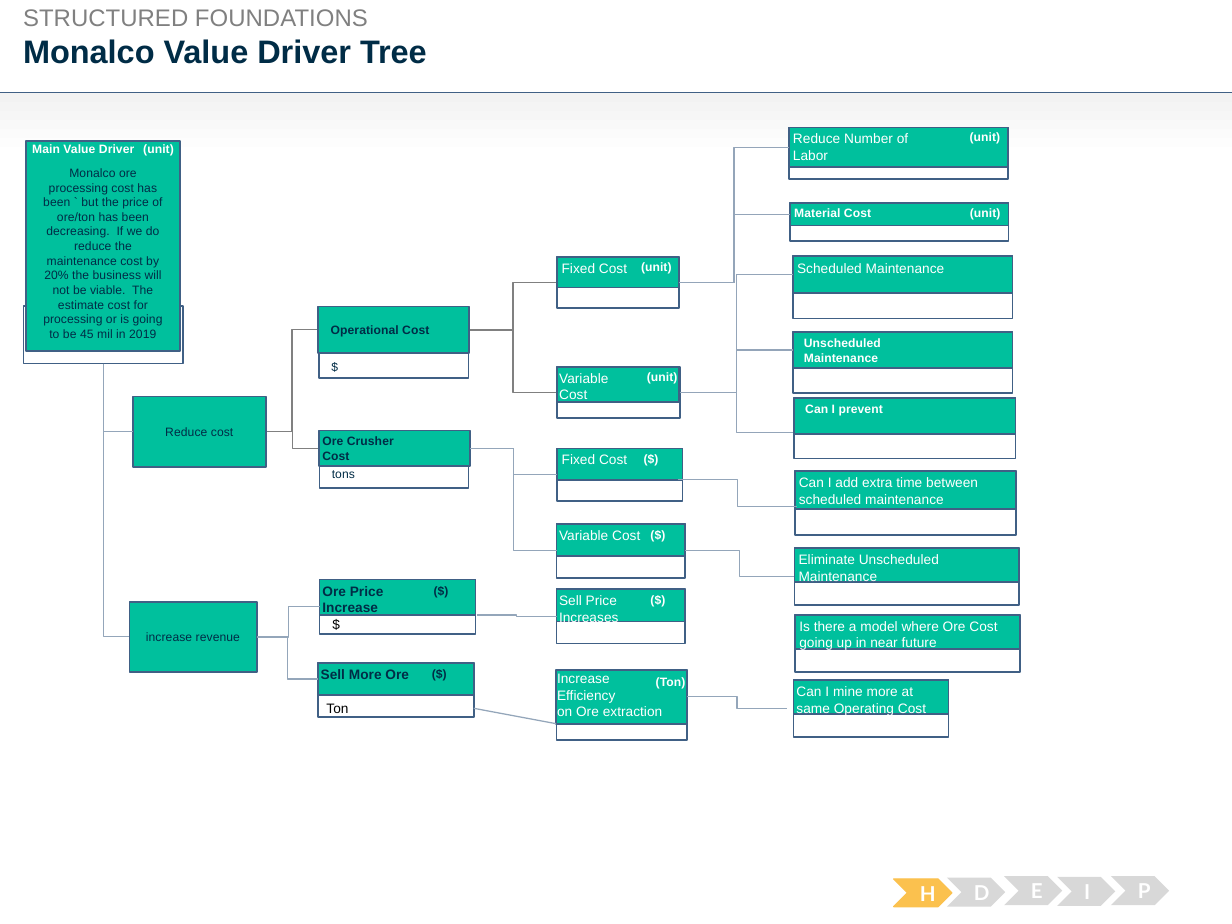
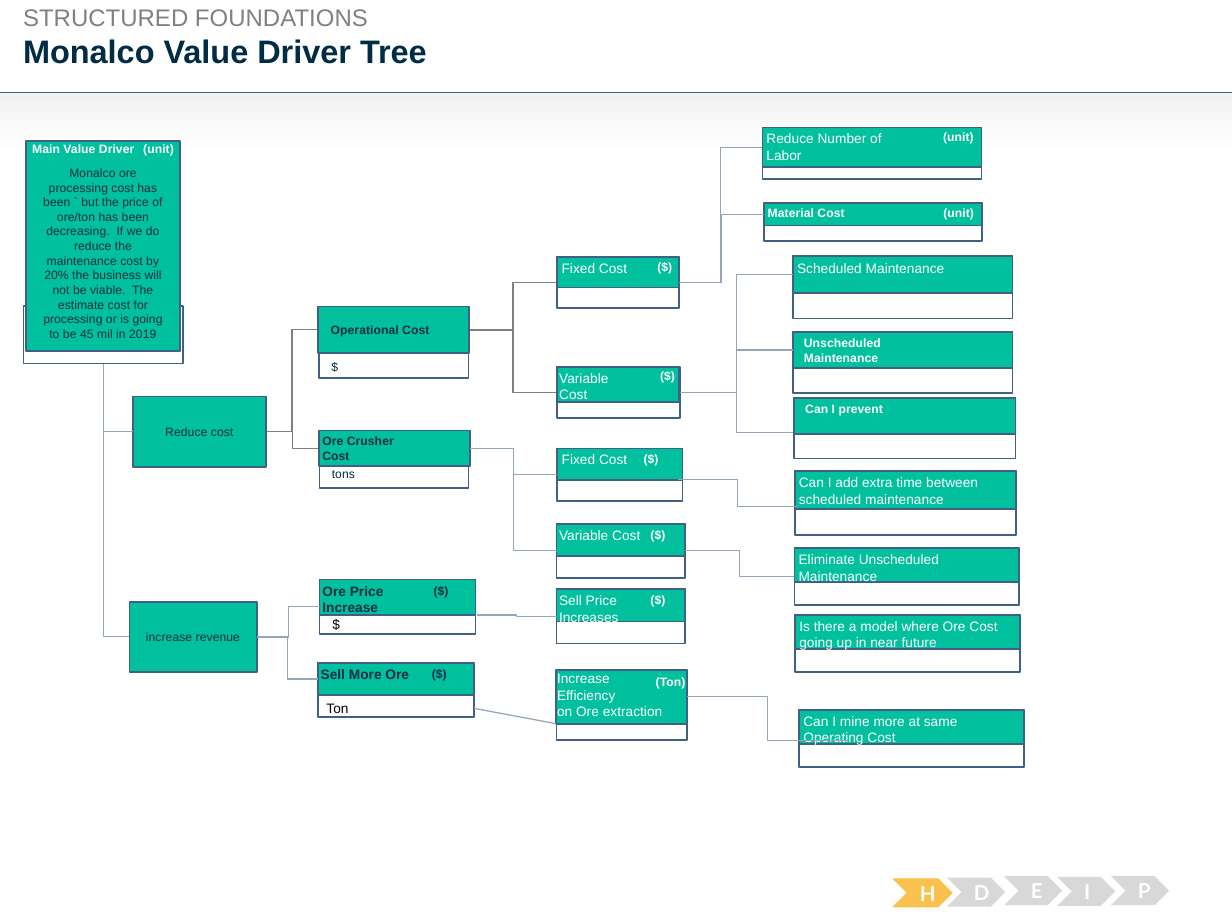
Before and after one commit to kwanjeff/DataTrack, a slide deck: slide 1 of Unit21/21.4.3 Monalco Value Drive Tree Jeff Kwan - Redo.pptx. Drawn at 1232x924 pixels with LibreOffice and Linux fonts; fonts in the diff are those of the drawing. Boxes give left, top, right and bottom in pixels: in the first picture for what was removed or moved away, otherwise in the second. Text is boxed around its words. In the diff, an @@ line names an element or a change of style, - is before the commit and + after.

```diff
--- a/Unit21/21.4.3 Monalco Value Drive Tree Jeff Kwan - Redo.pptx
+++ b/Unit21/21.4.3 Monalco Value Drive Tree Jeff Kwan - Redo.pptx
@@ elbow line moved from (679, 282) - (788, 148) to (679, 282) - (763, 148) @@
@@ 4 texts, 4 rectangles: place and size @@
-4 texts, 4 rectangles at bbox=[788, 127, 1008, 241]
+4 texts, 4 rectangles at bbox=[763, 127, 982, 241]
@@ elbow line moved from (679, 282) - (790, 214) to (679, 282) - (764, 214) @@
@@ text at bbox=[641, 262, 672, 274]: text changed @@
-(unit)
+($)
@@ text at bbox=[647, 372, 678, 384]: text changed @@
-(unit)
+($)
@@ elbow line moved from (686, 697) - (787, 708) to (686, 697) - (849, 740) @@
@@ rectangle: place and size @@
-rectangle at bbox=[793, 680, 949, 738]
+rectangle at bbox=[800, 710, 1024, 768]
@@ rectangle: place and size @@
-rectangle at bbox=[793, 680, 949, 715]
+rectangle at bbox=[800, 710, 1024, 744]
@@ text "Can I mine more at ..." rewrapped from bbox=[796, 686, 926, 716] to bbox=[803, 716, 958, 746] @@
```
